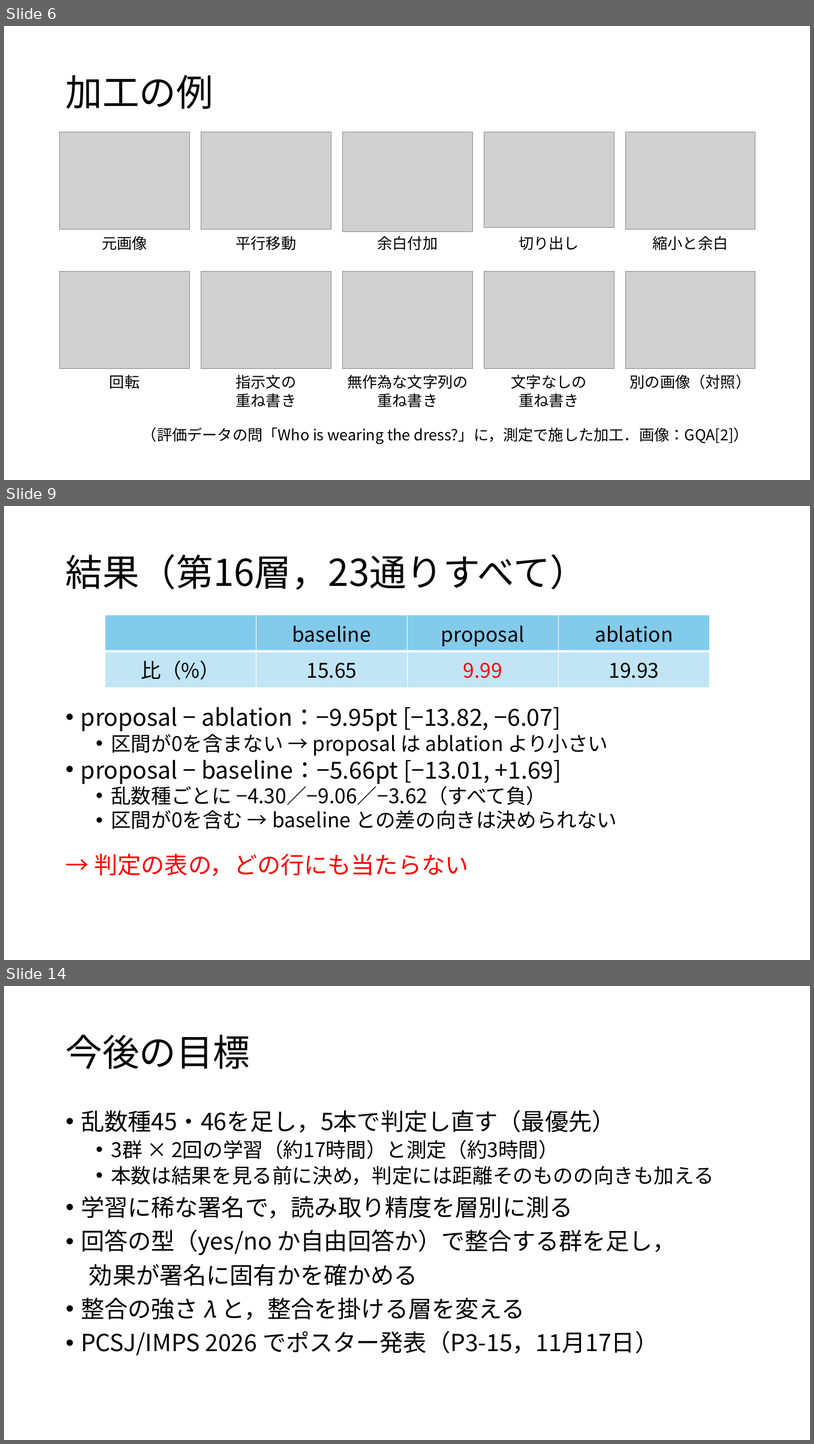
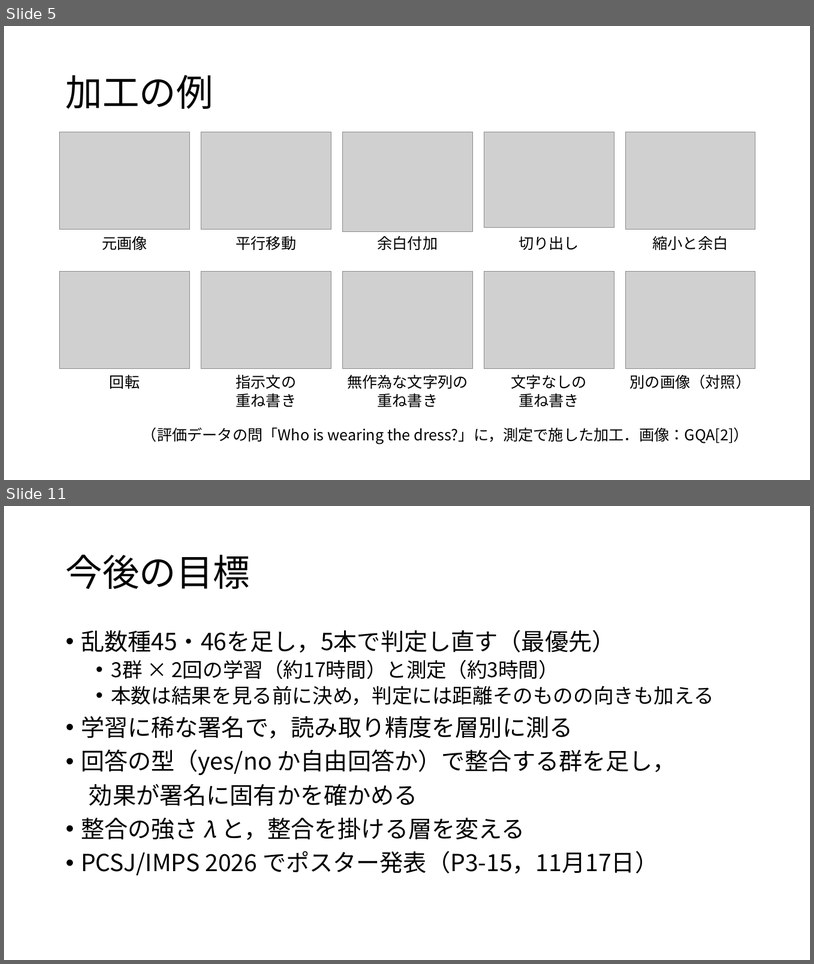
Before and after one commit to tomoking2004/cotar, a slide deck: presentations/20261030_進捗報告.pptx. Shown one above the other, each under a label of ours: slides 6, 9 and 14 before the commit, slides 5 and 11 after it; the slides between them are not shown. The pictures are 814x1444 and 814x964 pixels, drawn with LibreOffice and Linux fonts; fonts in the diff are those of the drawing; grey boxes stand for pictures. Boxes give left, top, right and bottom in pixels: in the first picture for what was removed or moved away, otherwise in the second. Text is boxed around its words. In the diff, an @@ line names an element or a change of style, - is before the commit and + after.

```diff
--- a/presentations/20261030_進捗報告.pptx
+++ b/presentations/20261030_進捗報告.pptx
@@ slide 9 removed at <box>4,506,810,960</box>, background #FFFFFF @@
@@ title removed at <box>65,554,587,590</box> @@
-結果（第16層，23通りすべて）
@@ table removed at <box>105,615,710,687</box>, 2 rows, 4 columns @@
- | baseline | proposal | ablation
-比（%） | 15.65 | 9.99 | 19.93
@@ text removed at <box>81,706,617,876</box> @@
-• proposal − ablation：−9.95pt [−13.82, −6.07]
-  • 区間が0を含まない → proposal は ablation より小さい
-• proposal − baseline：−5.66pt [−13.01, +1.69]
-  • 乱数種ごとに −4.30／−9.06／−3.62（すべて負）
-  • 区間が0を含む → baseline との差の向きは決められない
-→ 判定の表の，どの行にも当たらない
@@ what was slide 6 is now slide 5 @@
@@ what was slide 14 is now slide 11 @@
```
Also in this commit, not shown: 5 slides changed, 2 other slides removed.
